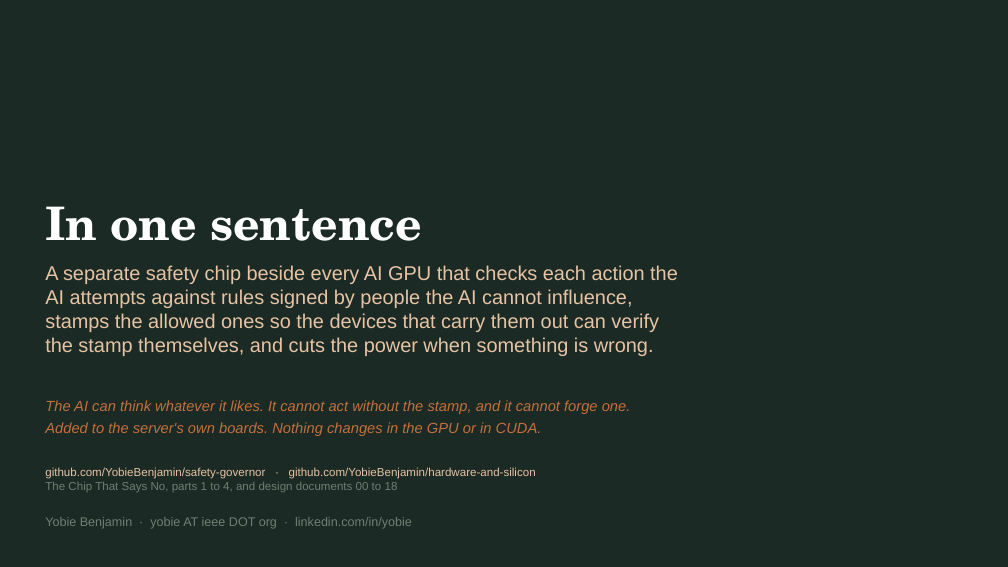
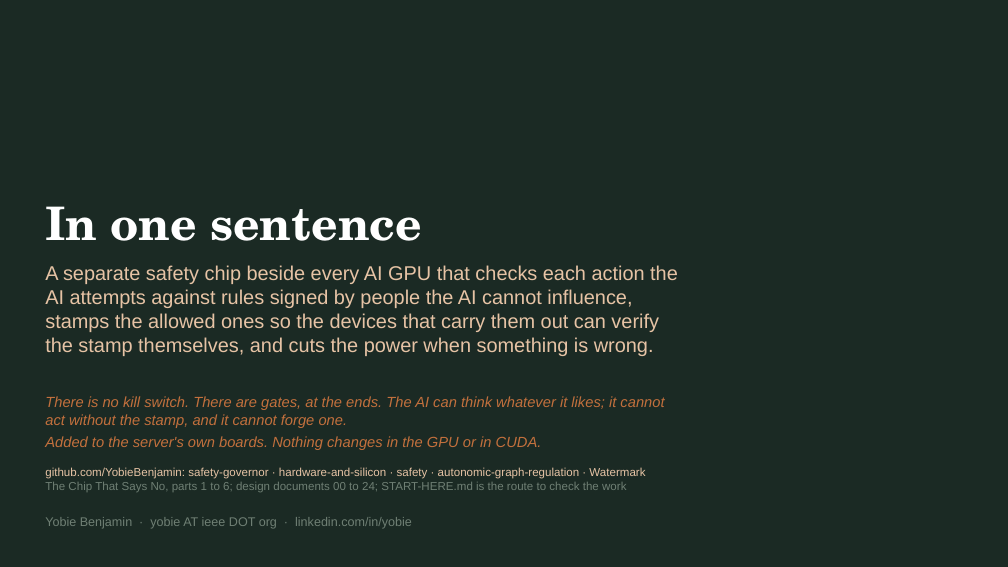
Before and after one commit to YobieBenjamin/safety-governor, a slide deck: slide 32 of docs/brief/chip-that-says-no-brief.pptx (slide 18 before the commit). Drawn at 1008x567 pixels with LibreOffice and Linux fonts; fonts in the diff are those of the drawing. Boxes give left, top, right and bottom in pixels: in the first picture for what was removed or moved away, otherwise in the second. Text is boxed around its words. In the diff, an @@ line names an element or a change of style, - is before the commit and + after.

```diff
--- a/docs/brief/chip-that-says-no-brief.pptx
+++ b/docs/brief/chip-that-says-no-brief.pptx
@@ text at box(45, 396, 664, 428): text changed @@
-The AI can think whatever it likes. It cannot act without the stamp, and it cannot forge one.
+There is no kill switch. There are gates, at the ends. The AI can think whatever it likes; it cannot act without the stamp, and it cannot forge one.
@@ text at box(45, 467, 645, 492): text changed @@
-github.com/YobieBenjamin/safety-governor · github.com/YobieBenjamin/hardware-and-silicon
-The Chip That Says No, parts 1 to 4, and design documents 00 to 18
+github.com/YobieBenjamin: safety-governor · hardware-and-silicon · safety · autonomic-graph-regulation · Watermark
+The Chip That Says No, parts 1 to 6; design documents 00 to 24; START-HERE.md is the route to check the work
```
Also in this commit, not shown: 17 other slides changed, 14 slides added, 12 other files.
